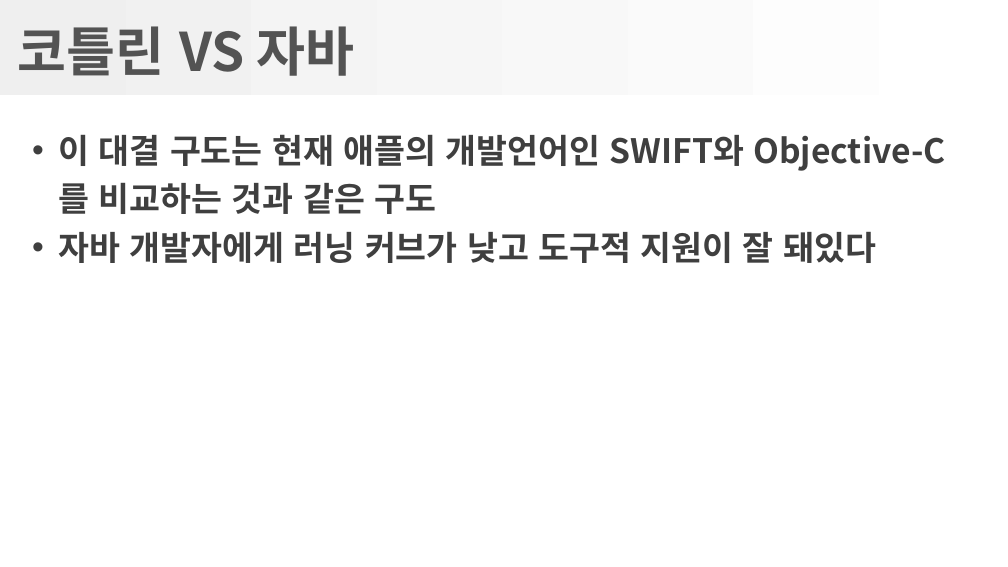
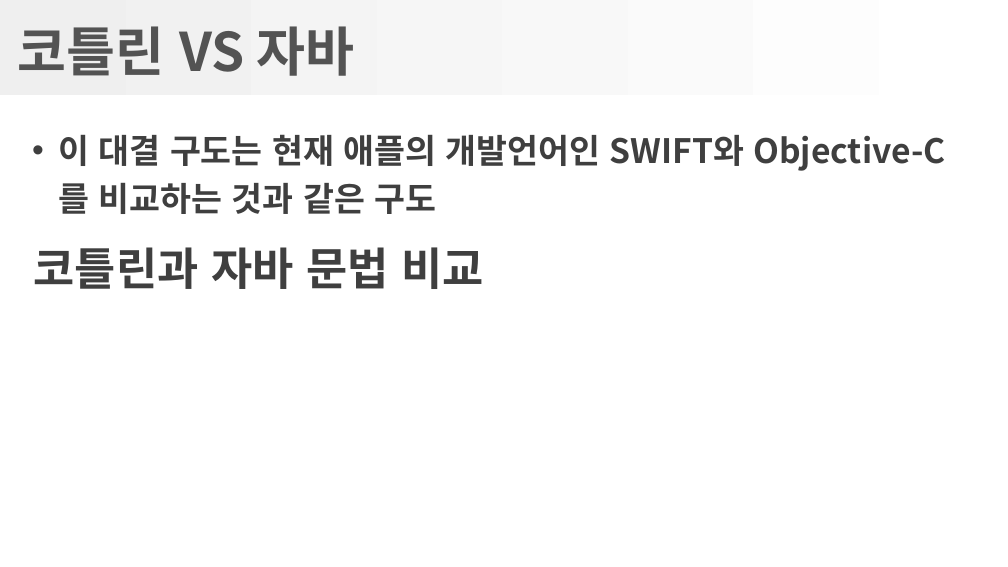
Before and after one commit to gatherKnowledge/Presentation, a slide deck: slide 19 of Kotlin/Kotlin.pptx (slide 11 before the commit). Drawn at 1008x567 pixels with LibreOffice and Linux fonts; fonts in the diff are those of the drawing; background and template pictures are left out. Boxes give left, top, right and bottom in pixels: in the first picture for what was removed or moved away, otherwise in the second. Text is boxed around its words. In the diff, an @@ line names an element or a change of style, - is before the commit and + after.

```diff
--- a/Kotlin/Kotlin.pptx
+++ b/Kotlin/Kotlin.pptx
@@ text at bbox=[59, 232, 876, 263]: paragraph removed @@
-• 자바 개발자에게 러닝 커브가 낮고 도구적 지원이 잘 돼있다
@@ text added at bbox=[34, 247, 483, 289], 32 pt, text #3F3F3F, bold @@
+코틀린과 자바 문법 비교
```
Also in this commit, not shown: 6 other slides changed, 11 slides added, 2 slides removed, 1 other file.
